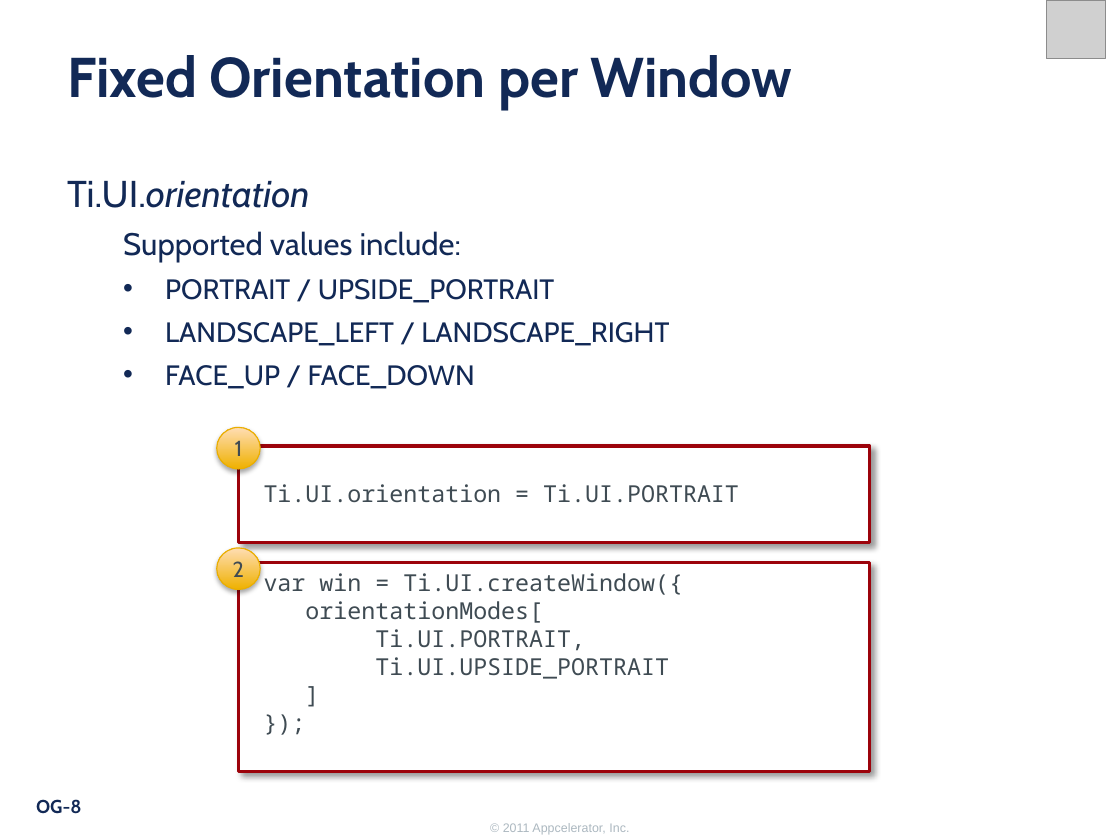
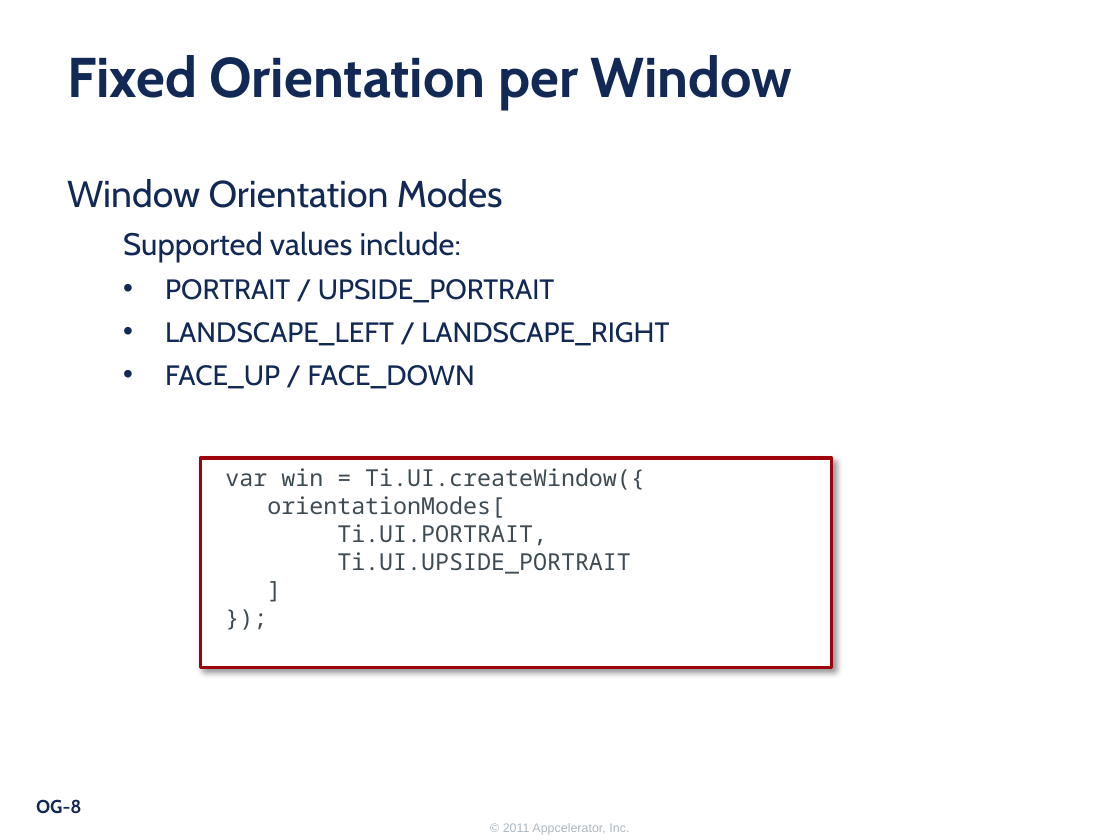
Before and after one commit to appcelerator-forks/appcelerator-training.tcmd_certification, a slide deck: slide 8 of 325.pptx. Drawn at 1120x840 pixels with LibreOffice and Linux fonts; fonts in the diff are those of the drawing; grey boxes stand for pictures; background and template pictures are left out. Boxes give left, top, right and bottom in pixels: in the first picture for what was removed or moved away, otherwise in the second. Text is boxed around its words. In the diff, an @@ line names an element or a change of style, - is before the commit and + after.

```diff
--- a/325.pptx
+++ b/325.pptx
@@ picture removed at box(1046, 0, 1105, 59) @@
@@ text at box(67, 179, 503, 208): text changed; italic off @@
-Ti.UI.orientation
+Window Orientation Modes
@@ ellipse removed at box(217, 428, 261, 469) @@
-1
@@ rectangle removed at box(239, 446, 869, 542) @@
-Ti.UI.orientation = Ti.UI.PORTRAIT
@@ rectangle "var win = Ti.UI.createWindow({": place and size @@
-rectangle "var win = Ti.UI.createWindow({" at box(239, 562, 869, 772)
+rectangle "var win = Ti.UI.createWindow({" at box(200, 458, 831, 668)
@@ ellipse removed at box(217, 548, 261, 589) @@
-2
```
Also in this commit, not shown: 3 other slides changed, 5 other files.
